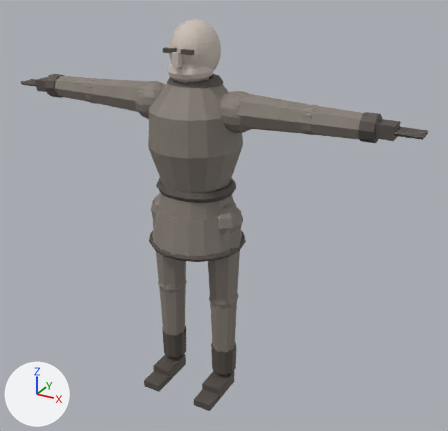
One commit to the FBX model Assets/Resources/Bodies/Living.fbx: the scene before it, then after it.
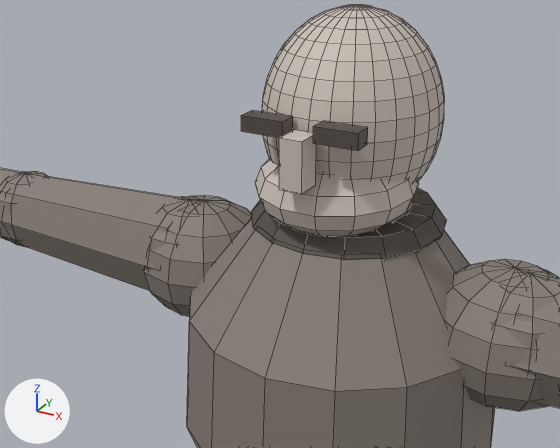
Each version is shown whole from a 50 mm camera at (0.778, -1.263, 1.156) aimed at (0.062, 0.038, 0.505), then close up from a 50 mm camera at (0.199, -0.451, 1.064) aimed at (-0.024, -0.046, 0.862). Lighting does not change. The marker at lower left points along +X, +Y and +Z. The first two pictures are the older version. The close-ups show mesh edges as thin lines. Vertices at exactly the same position are counted once.

Names of what the first close-up shows: 'LivingMesh'.
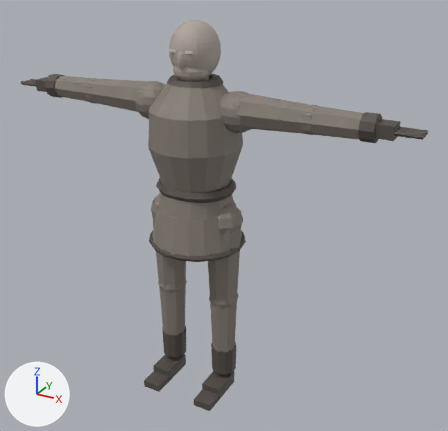
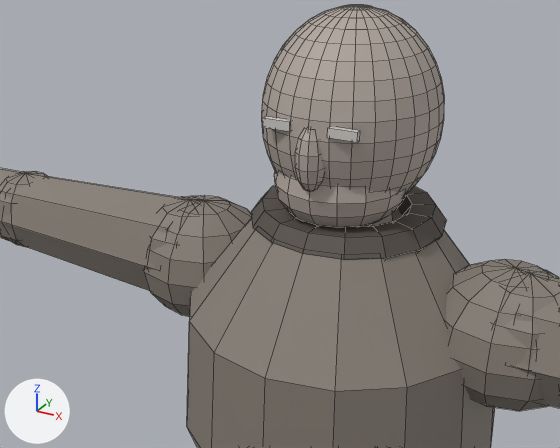
Where the change shows, as pixel boxes [x1, y1, x2, y2] in the close-ups (560 x 448 px):
'LivingMesh', reshaped: [0, 5, 560, 448] in both
part 1 of me_livingmesh, added: after [327, 127, 360, 142]
part 2 of me_livingmesh, added: after [262, 116, 291, 132]
part 3 of me_livingmesh, rebuilt: before [255, 159, 419, 236]; after [274, 171, 405, 228]
part 4 of me_livingmesh, added: after [295, 129, 323, 191]
part 5 of me_livingmesh, deleted: before [313, 121, 368, 151]
part 6 of me_livingmesh, deleted: before [241, 110, 293, 138]
part 7 of me_livingmesh, deleted: before [279, 130, 316, 194]

The change in detail:
Material 'Skin' (mat_skin) changes colour from light grey #cbc0b6 to grey #b0a59d; in linear values from (0.6, 0.53, 0.47) to (0.435, 0.378, 0.335).
Material 'Eye' (mat_eye) is new.
Its base color is (0.62, 0.6, 0.58) (light grey #cecbc8).
Its roughness is 0.62.
me_livingmesh is used by ob_livingmesh; location (0.0, 0.0, 0.0).
Verts and faces of me_livingmesh; kept vertices keep their numbers, new ones are numbered from 2050.
Before the commit, vertices of me_livingmesh: 1011 (-0.007, -0.077, 0.899) at pixel (279, 189), 1012 (0.007, -0.077, 0.899) at pixel (301, 194), 1013 (0.007, -0.059, 0.899) at pixel (315, 184), 1014 (-0.007, -0.059, 0.899), 1015 (-0.007, -0.077, 0.931) at pixel (279, 137).
Before the commit, vertices of me_livingmesh: 1016 (0.007, -0.077, 0.931) at pixel (302, 141), 1017 (0.007, -0.059, 0.931), 1018 (-0.007, -0.059, 0.931) at pixel (293, 129).
me_livingmesh had 2050 vertices, 1956 faces and spanned x -0.548..0.548, y -0.124..0.126, z 0.002..0.994.
me_livingmesh now has 2157 vertices, 2068 faces and spans x -0.548..0.548, y -0.124..0.126, z 0.002..0.994.
me_livingmesh part 1: a new loose piece, a box spanning x 0.0125..0.0315, y -0.0548..-0.0508, z 0.928..0.934, in mat_eye (light grey #cecbc8).
me_livingmesh part 2: a new loose piece, a box spanning x -0.0315..-0.0125, y -0.0548..-0.0508, z 0.928..0.934, in mat_eye (light grey #cecbc8).
me_livingmesh part 3: the loose piece of 107 vertices spanning x -0.053..0.053, y -0.069..0.045, z 0.854..0.912 is rebuilt with 155 vertices and now spans x -0.045..0.045, y -0.053..0.045, z 0.852..0.918.
me_livingmesh part 4: a new loose piece of 67 vertices spanning x -0.01..0.01, y -0.061..-0.04, z 0.89..0.934, in mat_skin (grey #b0a59d).
me_livingmesh part 5: the loose piece of 8 vertices spanning x 0.01..0.038, y -0.068..-0.056, z 0.928..0.938 is deleted.
me_livingmesh part 6: the loose piece of 8 vertices spanning x -0.038..-0.01, y -0.068..-0.056, z 0.928..0.938 is deleted.
Part 7, on me_livingmesh:
Vertices deleted: 1011 to 1018 (with the faces that use them).
me_livingmesh gains material mat_eye (light grey #cecbc8).
